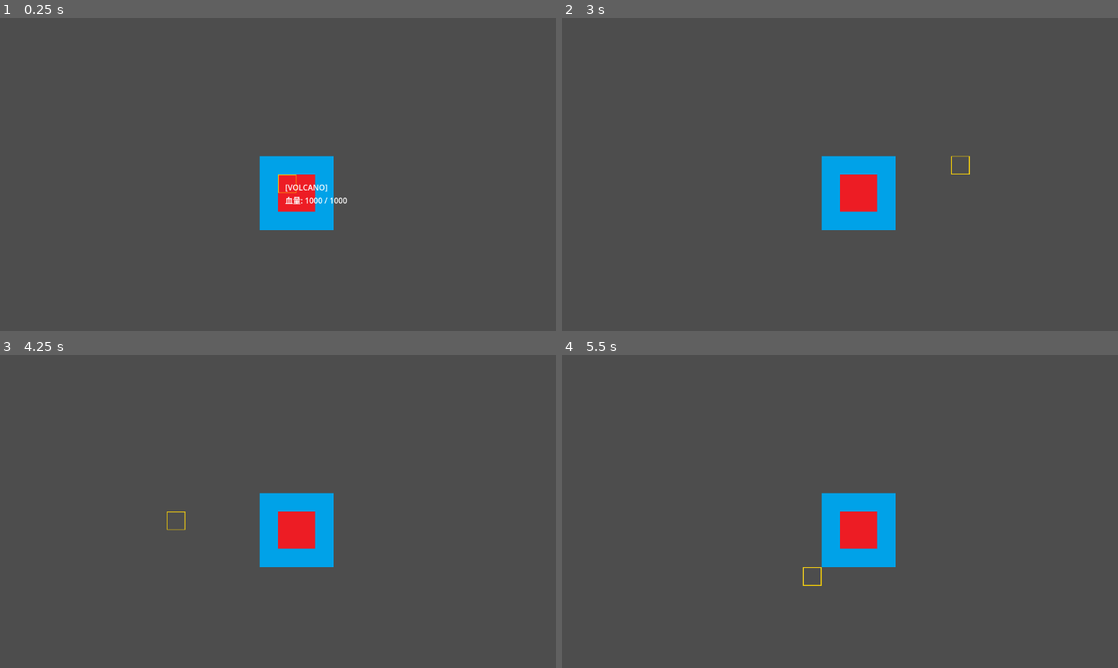
Above: before the commit, frames 1-4 (two rows, left to right).
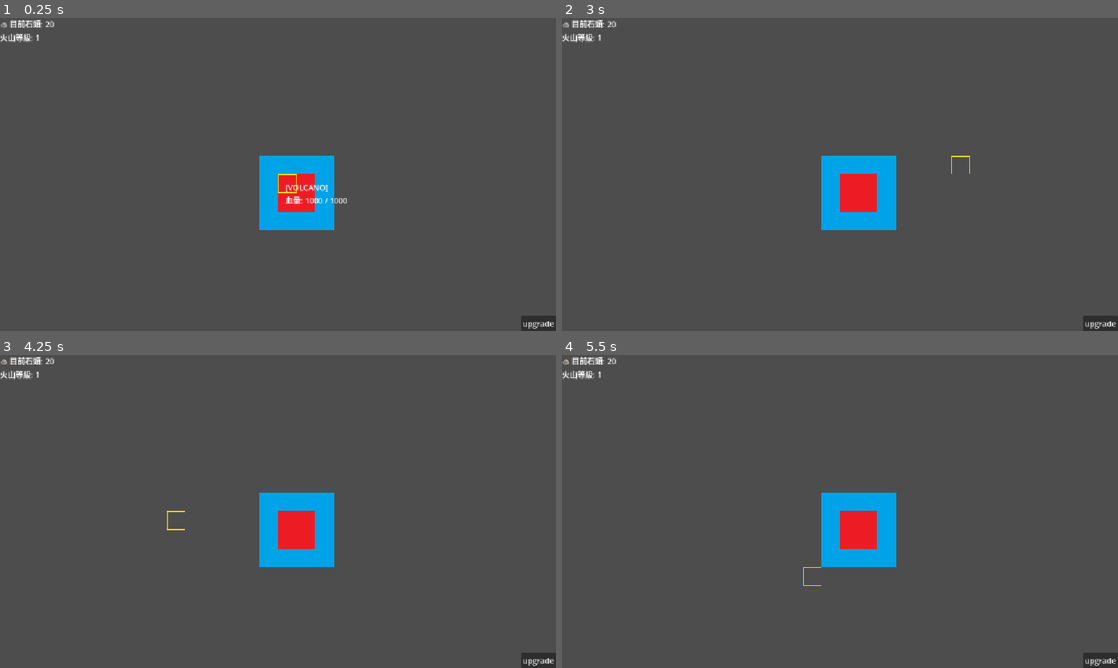
Above: after the commit, the same moments.

Repository: LeoTengAMao/GameJam2026
Game: Godot game, scene res://Tscn/MapManager.tscn
The game is run twice, just before and just after one commit, with the same random seed, the same clock (stepped at 60 frames per second) and the same inputs.
Inputs (mouse positions are in pixels of both pictures, inside the frame that each line leads up to):
- Up to frame 1 (0.25 s): no input
- Up to frame 2 (3 s): click (1101, 324) at 0.5 s, where only the run after the commit has a clickable "upgrade"; click (1101, 324) at 1.25 s, where only the run after the commit has a clickable "upgrade"; click (1101, 324) at 2 s, where only the run after the commit has a clickable "upgrade"; tap Enter at 2.75 s; move the mouse to (962, 158) at 2.77 s; click (962, 158) at 2.92 s
- Up to frame 3 (4.25 s): tap Space at 3.5 s; move the mouse to (166, 527) at 3.52 s; click (166, 527) at 3.67 s
- Up to frame 4 (5.5 s): tap Enter at 4.25 s; move the mouse to (895, 442) at 4.27 s; click (895, 442) at 4.42 s; tap Space at 5 s; move the mouse to (812, 574) at 5.02 s; click (812, 574) at 5.17 s

The runs differ from the first frame. In frame 1, 0.9% of the frame differs, in the area x 0-100%, y 0-100%; in frame 2, 0.7%; in frame 3, 0.7%; in frame 4, 0.7%.

Commit message:
加入簡易的UI
加入一組非常簡易的UI介面

Diff:
--- a/Script/EventManager.gd
+++ b/Script/EventManager.gd
@@ -9,3 +9,9 @@
 
 # 新增：當石頭數量改變時，用來通知 UI 更新畫面的訊號
 signal stone_count_changed(new_amount: int)
+
+# 新增：當玩家按下升級按鈕時發射 (參數：升級的類型，例如 "volcano")
+signal upgrade_requested(type: String)
+
+# 新增：當升級成功後，通知大家目前的等級與數值
+signal volcano_upgraded(level: int, current_hp: int, max_hp: int)
--- a/Script/MapManager.gd
+++ b/Script/MapManager.gd
@@ -113,6 +113,27 @@
 
 	add_child(erosion_timer) # 把計時器加入場景樹中
 	print("🌊 海洋侵蝕機制已啟動！")
+	# 🔌 監聽升級請求
+	EventManager.upgrade_requested.connect(_on_upgrade_requested)
+
+func _on_upgrade_requested(type: String):
+	if type == "volcano":
+		var volcano_core = grid_data[Vector2i(0,0)].core_data
+
+		# 計算升級費用 (例如：等級 * 50)
+		var cost = volcano_core.level * 50
+
+		# 向銀行申請扣款
+		if ResourceManager.spend_stones(cost):
+			# 執行升級效果
+			volcano_core.level += 1
+			volcano_core.max_hp += 500  # 每次升級加 500 血量上限
+			volcano_core.current_hp = volcano_core.max_hp # 升級後自動補滿血
+
+			# 廣播升級成功的訊息 (給 UI 更新等級顯示)
+			EventManager.volcano_upgraded.emit(volcano_core.level, volcano_core.current_hp, volcano_core.max_hp)
+			print("🔥 火山升級至等級 %d！上限提升至 %d" % [volcano_core.level, volcano_core.max_hp])
+
 var land_build_cost: int = 5 # MapManager 只需記錄「造陸的標價」
 
 # 乾淨俐落的造陸函式
@@ -243,7 +264,6 @@
 
 
 # 處理玩家的輸入事件
-# 處理玩家的輸入事件
 func _unhandled_input(event: InputEvent) -> void:
 	if event is InputEventMouseButton and event.button_index == MOUSE_BUTTON_LEFT and event.pressed:
 		var mouse_global_pos = get_global_mouse_position()
--- a/Script/ResourceManager.gd
+++ b/Script/ResourceManager.gd
@@ -10,7 +10,7 @@
 func add_stones(amount: int) -> void:
 	current_stones += amount
 	EventManager.stone_count_changed.emit(current_stones)
-	print("💎 獲得石頭！目前總數: ", current_stones)
+	print("獲得石頭！目前總數: ", current_stones)
 
 func spend_stones(cost: int) -> bool:
 	if current_stones >= cost:
--- a/Script/UIManager.gd
+++ b/Script/UIManager.gd
@@ -1,24 +1,48 @@
 extends CanvasLayer
 
-@onready var hp_label: Label = $HPLabel
-var is_showing: bool = false # 記錄目前是否該顯示 UI
+# 🌟 靜態介面 (HUD)
+@onready var stone_label: Label = $HUD/PanelContainer/VBoxContainer/StoneLabel
+@onready var volcano_level_label: Label = $HUD/PanelContainer/VBoxContainer/VolcanoLevelLabel
+@onready var upgrade_button: Button = $HUD/PanelContainer/HBoxContainer/UpgradeButton
+
+# 🌟 動態提示 (Tooltip)
+@onready var tooltip: Control = $Tooltip
+@onready var hp_label: Label = $Tooltip/HPLabel
+
+var is_showing_tooltip: bool = false
 
 func _ready() -> void:
-	# 🔌 訂閱電台：聽到地圖廣播時，執行 _on_hover 函式
 	EventManager.on_cell_hovered.connect(_on_hover)
-	hp_label.hide() # 一開始先隱藏
+	EventManager.stone_count_changed.connect(_on_stone_count_changed)
+	EventManager.volcano_upgraded.connect(_on_volcano_upgraded)
+
+	# 按鈕連線
+	upgrade_button.pressed.connect(func(): EventManager.upgrade_requested.emit("volcano"))
+
+	tooltip.hide()
+	volcano_level_label.text = "火山等級: 1"
+
+# --- HUD 靜態介面更新邏輯 ---
+
+func _on_stone_count_changed(new_amount: int):
+	stone_label.text = "🪨 目前石頭: %d" % new_amount
+
+func _on_volcano_upgraded(level: int, _cur_hp: int, _max_hp: int):
+	volcano_level_label.text = "火山等級: %d" % level
+	upgrade_button.text = "升級火山 (%d 顆石頭)" % (level * 50)
+
+# --- Tooltip 動態提示更新邏輯 ---
 
 func _on_hover(is_hovering: bool, type_name: String, current_hp: int, max_hp: int) -> void:
-	is_showing = is_hovering # 儲存狀態
+	is_showing_tooltip = is_hovering
 
 	if is_hovering:
-		# 更新文字內容
 		hp_label.text = "[%s]\n血量: %d / %d" % [type_name, current_hp, max_hp]
-		hp_label.show()
+		tooltip.show() # 顯示整個 Tooltip 群組
 	else:
-		hp_label.hide()
+		tooltip.hide()
 
 func _process(_delta: float) -> void:
-	# 讓 Label 永遠跟著滑鼠跑 (滑鼠座標 + 偏移量)
-	if is_showing:
-		hp_label.global_position = get_viewport().get_mouse_position() + Vector2(15, 15)
+	# 只要讓 Tooltip 這個節點跟著滑鼠跑，HUD 完全不受影響
+	if is_showing_tooltip:
+		tooltip.global_position = get_viewport().get_mouse_position() + Vector2(15, 15)
--- a/Tscn/UIManager.tscn
+++ b/Tscn/UIManager.tscn
@@ -2,10 +2,55 @@
 
 [ext_resource type="Script" uid="uid://cf7wxunmy6d3x" path="res://Script/UIManager.gd" id="1_2gmx0"]
 
+[sub_resource type="StyleBoxEmpty" id="StyleBoxEmpty_2gmx0"]
+
 [node name="CanvasLayer" type="CanvasLayer" unique_id=834032828]
 script = ExtResource("1_2gmx0")
 
-[node name="HPLabel" type="Label" parent="." unique_id=1615022214]
+[node name="HUD" type="Control" parent="." unique_id=1298107530]
+layout_mode = 3
+anchors_preset = 0
+offset_right = 40.0
+offset_bottom = 40.0
+mouse_filter = 2
+
+[node name="PanelContainer" type="PanelContainer" parent="HUD" unique_id=859710219]
+layout_mode = 0
+anchor_right = 28.8
+anchor_bottom = 16.2
+mouse_filter = 2
+theme_override_styles/panel = SubResource("StyleBoxEmpty_2gmx0")
+metadata/_edit_use_anchors_ = true
+
+[node name="VBoxContainer" type="VBoxContainer" parent="HUD/PanelContainer" unique_id=1693836147]
+layout_mode = 2
+
+[node name="StoneLabel" type="Label" parent="HUD/PanelContainer/VBoxContainer" unique_id=285244337]
+layout_mode = 2
+text = "Stone Label"
+
+[node name="VolcanoLevelLabel" type="Label" parent="HUD/PanelContainer/VBoxContainer" unique_id=866289225]
+layout_mode = 2
+text = "Voca Label"
+
+[node name="HBoxContainer" type="HBoxContainer" parent="HUD/PanelContainer" unique_id=877769230]
+layout_mode = 2
+mouse_filter = 2
+
+[node name="UpgradeButton" type="Button" parent="HUD/PanelContainer/HBoxContainer" unique_id=48991563]
+layout_mode = 2
+size_flags_horizontal = 10
+size_flags_vertical = 8
+text = "upgrade"
+
+[node name="Tooltip" type="Control" parent="." unique_id=1142001087]
+layout_mode = 3
+anchors_preset = 0
+offset_right = 40.0
+offset_bottom = 40.0
+mouse_filter = 2
+
+[node name="HPLabel" type="Label" parent="Tooltip" unique_id=1615022214]
+layout_mode = 0
 offset_right = 74.0
 offset_bottom = 34.0
-text = "HP:"
--- a/project.godot
+++ b/project.godot
@@ -23,7 +23,8 @@
 
 [display]
 
-window/stretch/mode="viewport"
+window/size/borderless=true
+window/stretch/mode="canvas_items"
 window/stretch/aspect="expand"
 
 [dotnet]
